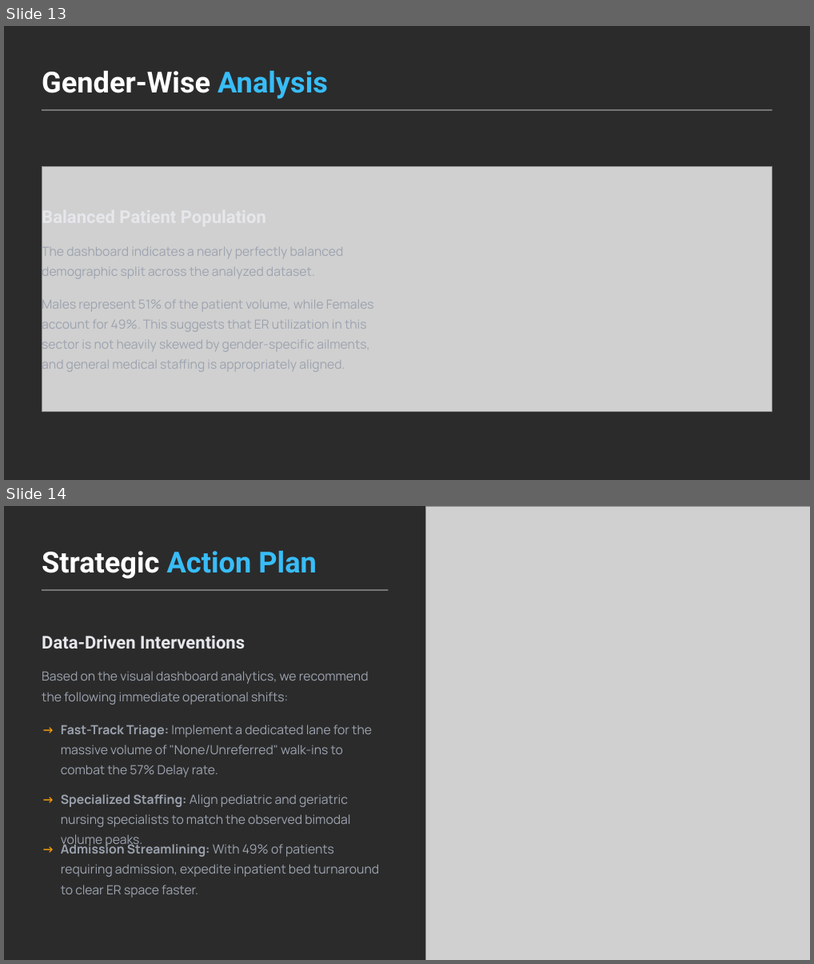
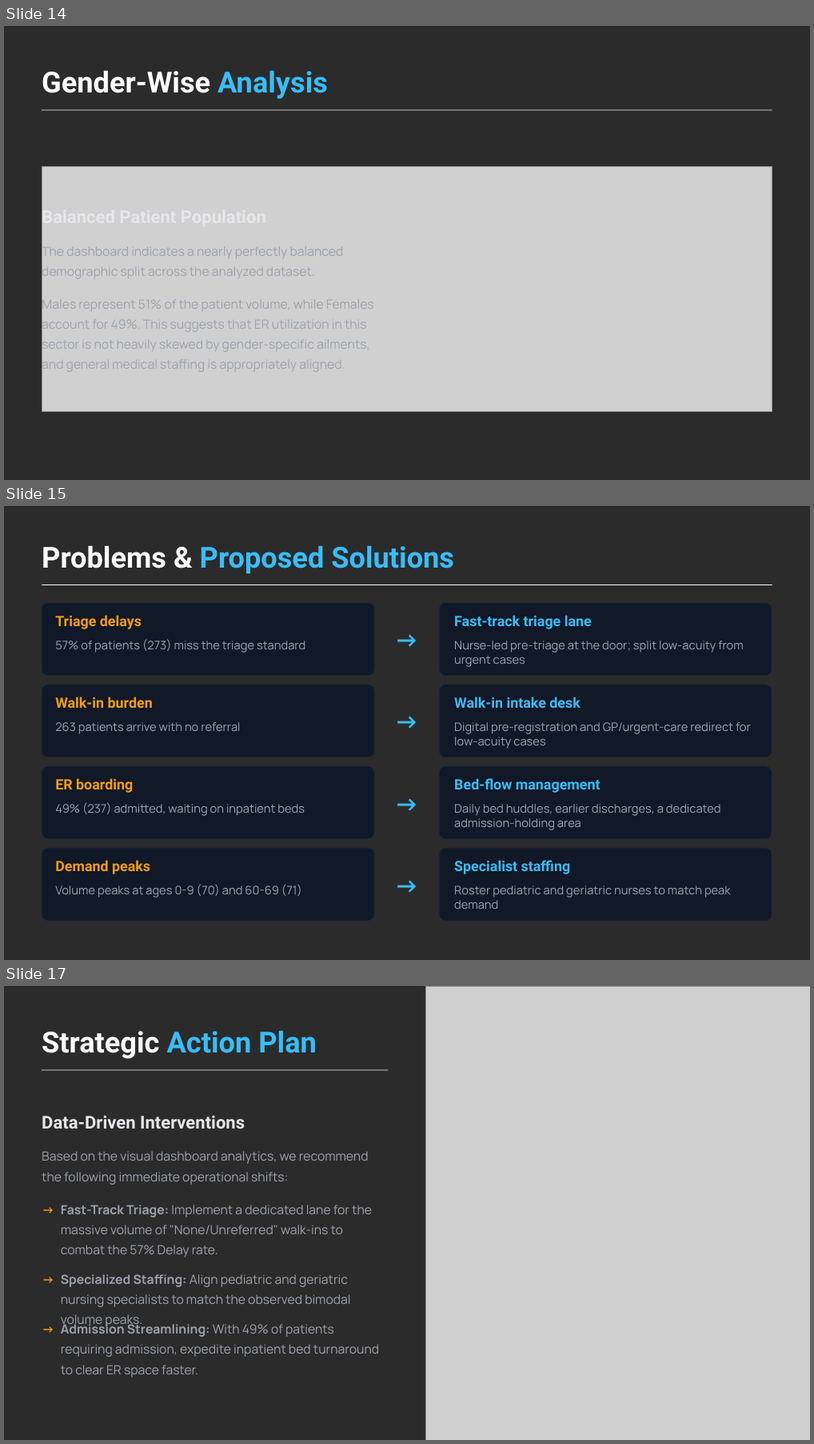
Before and after one commit to Vivek-kumar-027/Hospital_Data_Management_Dashboard_using_Excel, a slide deck: ER Operations & Analytics Report.pptx. Shown one above the other, each under a label of ours: slides 13 and 14 before the commit, slides 14, 15 and 17 after it; the slides between them are not shown. The pictures are 814x964 and 814x1444 pixels, drawn with LibreOffice and Linux fonts; fonts in the diff are those of the drawing; grey boxes stand for pictures; background and template pictures are left out; a plain dark background stands for a picture behind light text. Boxes give left, top, right and bottom in pixels: in the first picture for what was removed or moved away, otherwise in the second. Text is boxed around its words. In the diff, an @@ line names an element or a change of style, - is before the commit and + after.

```diff
--- a/ER Operations & Analytics Report.pptx
+++ b/ER Operations & Analytics Report.pptx
@@ slide 15 added at <box>4,506,810,960</box>, background picture (left out) @@
@@ text added at <box>42,546,454,574</box>, 34.5 pt, text #38BDF8, bold @@
+Problems & Proposed Solutions
@@ rectangle added at <box>42,584,772,585</box>, fill #FFFFFF @@
@@ rounded rectangle added at <box>42,603,374,676</box>, fill #111827, outline #1F2937 0.75 pt @@
@@ text added at <box>55,615,142,629</box>, 17 pt, text #F59E0B, bold @@
+Triage delays
@@ text added at <box>385,624,430,654</box>, 30 pt, text #38BDF8, bold @@
+→
@@ rounded rectangle added at <box>439,603,772,676</box>, fill #111827, outline #1F2937 0.75 pt @@
@@ text added at <box>454,615,592,629</box>, 17 pt, text #38BDF8, bold @@
+Fast-track triage lane
@@ text added at <box>55,639,306,652</box>, 14 pt, text #9CA3AF @@
+57% of patients (273) miss the triage standard
@@ text added at <box>454,640,744,667</box>, 14 pt, text #9CA3AF @@
+Nurse-led pre-triage at the door; split low-acuity from urgent cases
@@ rounded rectangle added at <box>42,684,374,757</box>, fill #111827, outline #1F2937 0.75 pt @@
@@ text added at <box>55,696,153,708</box>, 17 pt, text #F59E0B, bold @@
+Walk-in burden
@@ rounded rectangle added at <box>439,684,772,757</box>, fill #111827, outline #1F2937 0.75 pt @@
@@ text added at <box>454,696,580,708</box>, 17 pt, text #38BDF8, bold @@
+Walk-in intake desk
@@ text added at <box>385,706,430,736</box>, 30 pt, text #38BDF8, bold @@
+→
@@ text added at <box>55,722,240,734</box>, 14 pt, text #9CA3AF @@
+263 patients arrive with no referral
@@ text added at <box>454,722,751,748</box>, 14 pt, text #9CA3AF @@
+Digital pre-registration and GP/urgent-care redirect for low-acuity cases
@@ rounded rectangle added at <box>42,766,374,839</box>, fill #111827, outline #1F2937 0.75 pt @@
@@ rounded rectangle added at <box>439,766,772,839</box>, fill #111827, outline #1F2937 0.75 pt @@
@@ text added at <box>55,778,133,792</box>, 17 pt, text #F59E0B, bold @@
+ER boarding
@@ text added at <box>385,788,430,817</box>, 30 pt, text #38BDF8, bold @@
+→
@@ text added at <box>454,778,601,792</box>, 17 pt, text #38BDF8, bold @@
+Bed-flow management
@@ text added at <box>55,802,305,816</box>, 14 pt, text #9CA3AF @@
+49% (237) admitted, waiting on inpatient beds
@@ text added at <box>454,804,722,830</box>, 14 pt, text #9CA3AF @@
+Daily bed huddles, earlier discharges, a dedicated admission-holding area
@@ rounded rectangle added at <box>42,848,374,920</box>, fill #111827, outline #1F2937 0.75 pt @@
@@ text added at <box>55,860,150,874</box>, 17 pt, text #F59E0B, bold @@
+Demand peaks
@@ rounded rectangle added at <box>439,848,772,920</box>, fill #111827, outline #1F2937 0.75 pt @@
@@ text added at <box>454,860,571,874</box>, 17 pt, text #38BDF8, bold @@
+Specialist staffing
@@ text added at <box>55,884,302,897</box>, 14 pt, text #9CA3AF @@
+Volume peaks at ages 0-9 (70) and 60-69 (71)
@@ text added at <box>385,869,430,900</box>, 30 pt, text #38BDF8, bold @@
+→
@@ text added at <box>454,885,731,908</box>, 14 pt, text #9CA3AF @@
+Roster pediatric and geriatric nurses to match peak demand
@@ what was slide 13 is now slide 14 @@
@@ what was slide 14 is now slide 17 @@
```
Also in this commit, not shown: 2 other slides added.
